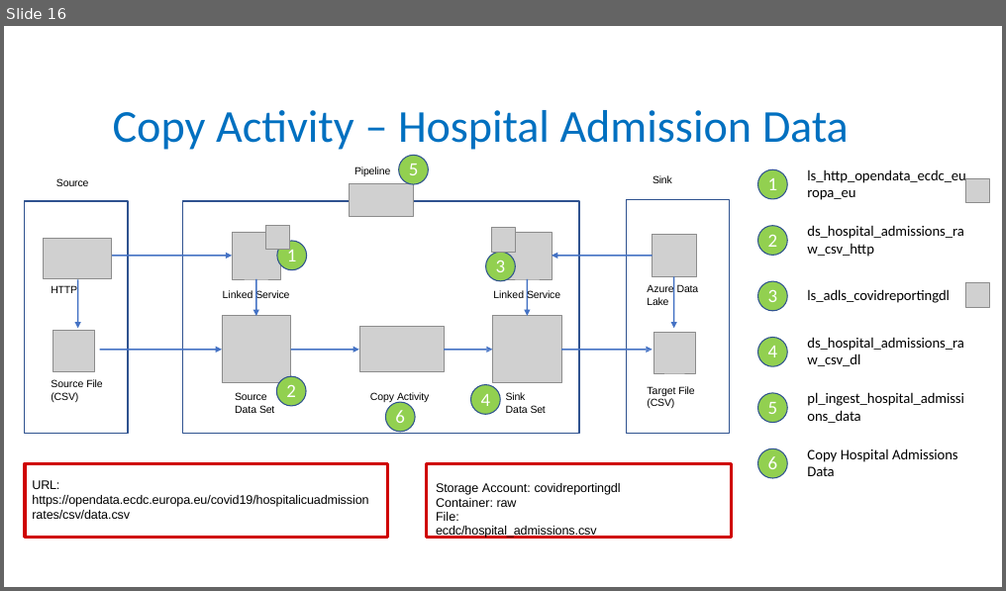
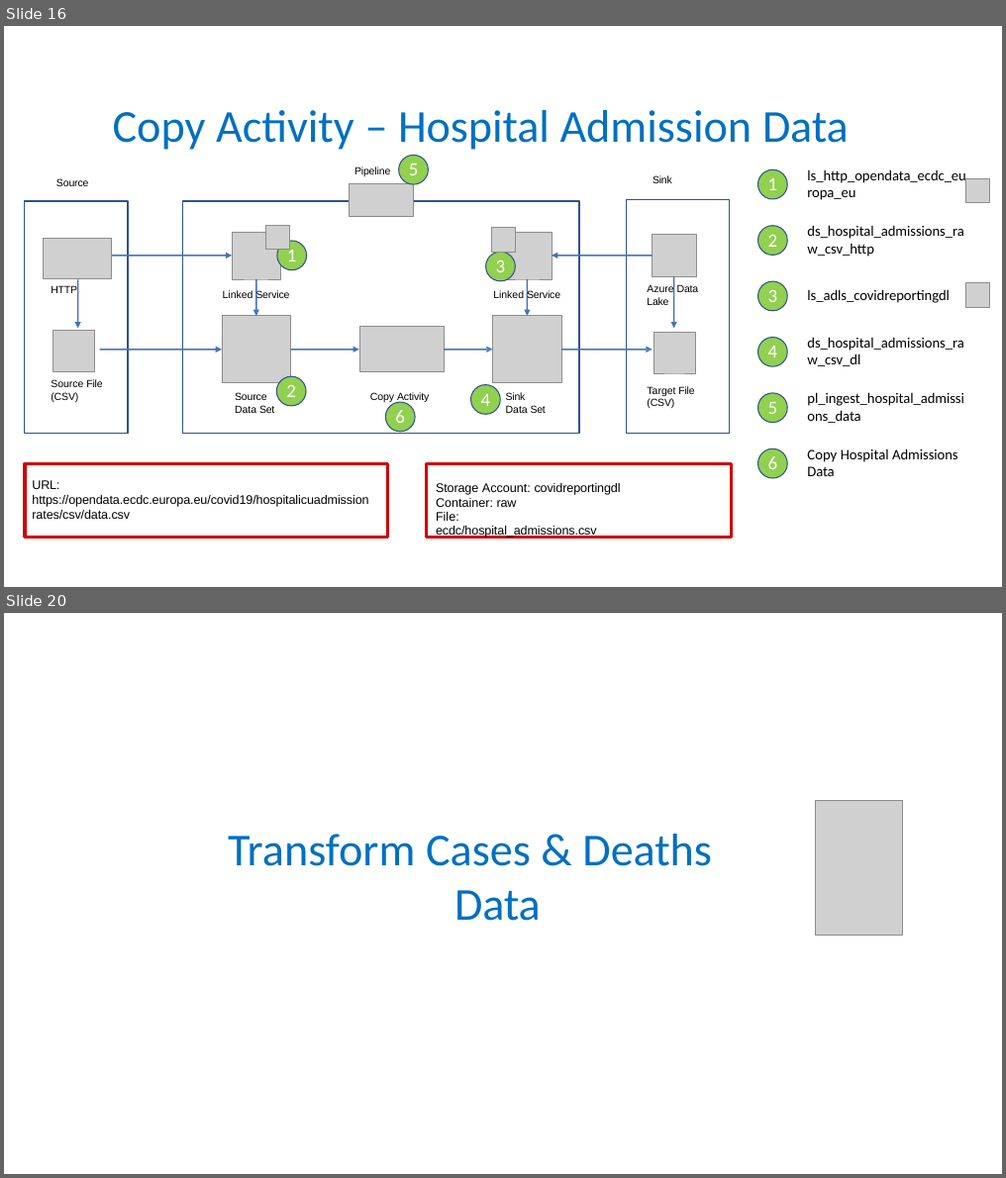
Before and after one commit to soumyadeep2207/ADF, a slide deck: Project PPT/ADF Project - Copy.pptx. Shown one above the other, each under a label of ours: slide 16 before the commit, slides 16 and 20 after it; the slides between them are not shown. The pictures are 1006x591 and 1006x1178 pixels, drawn with LibreOffice and Linux fonts; fonts in the diff are those of the drawing; grey boxes stand for pictures. Boxes give left, top, right and bottom in pixels: in the first picture for what was removed or moved away, otherwise in the second. Text is boxed around its words. In the diff, an @@ line names an element or a change of style, - is before the commit and + after.

Commit message:
Updated with Dataflow Transformation Requirements slides

```diff
--- a/Project PPT/ADF Project - Copy.pptx
+++ b/Project PPT/ADF Project - Copy.pptx
@@ slide 20 added at box(4, 613, 1002, 1174), background #FFFFFF @@
@@ picture added at box(816, 801, 902, 935) @@
@@ title added at box(228, 834, 711, 921), 44 pt, text #0070C0 @@
+Transform Cases & Deaths Data
```
Also in this commit, not shown: 9 other slides added.
